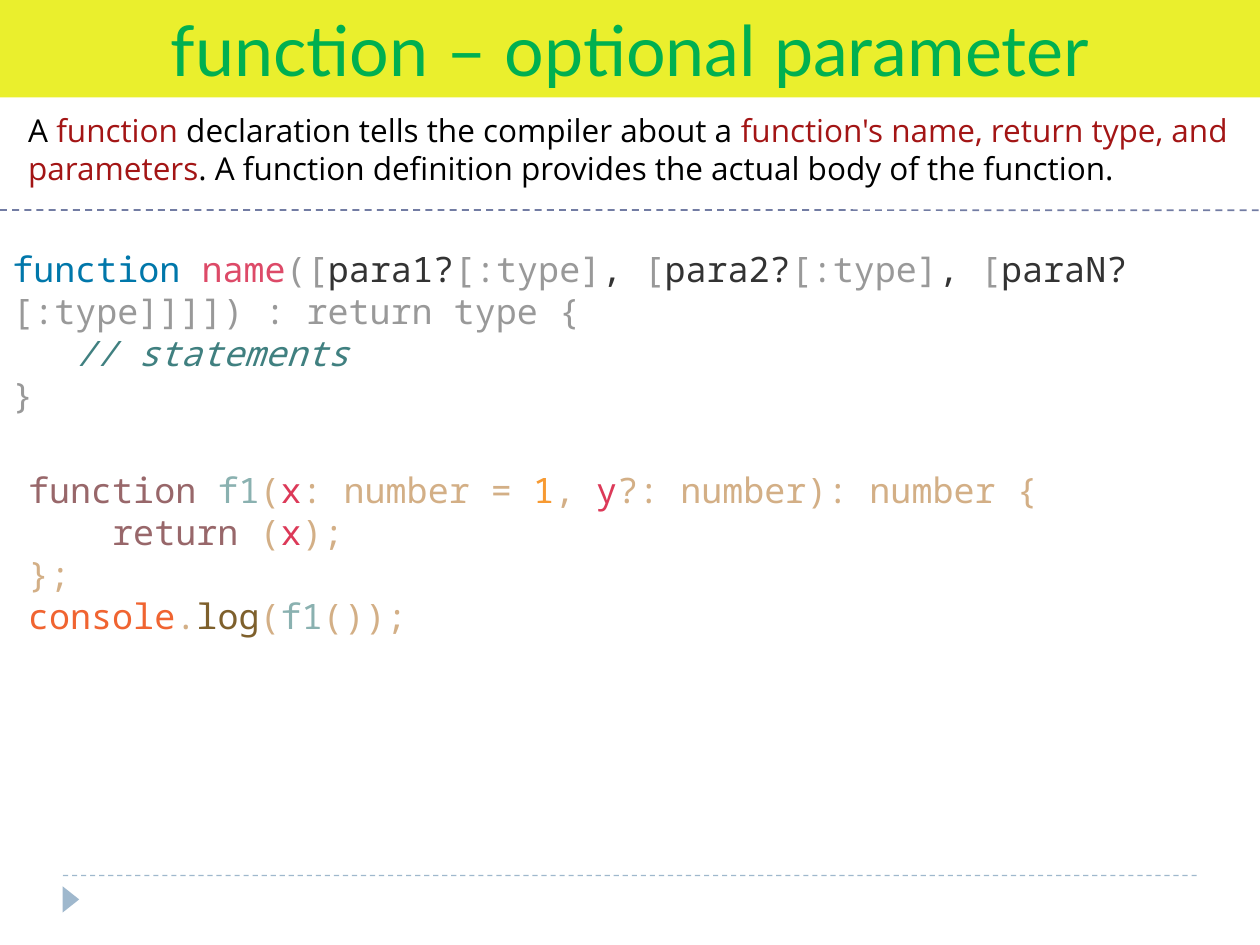
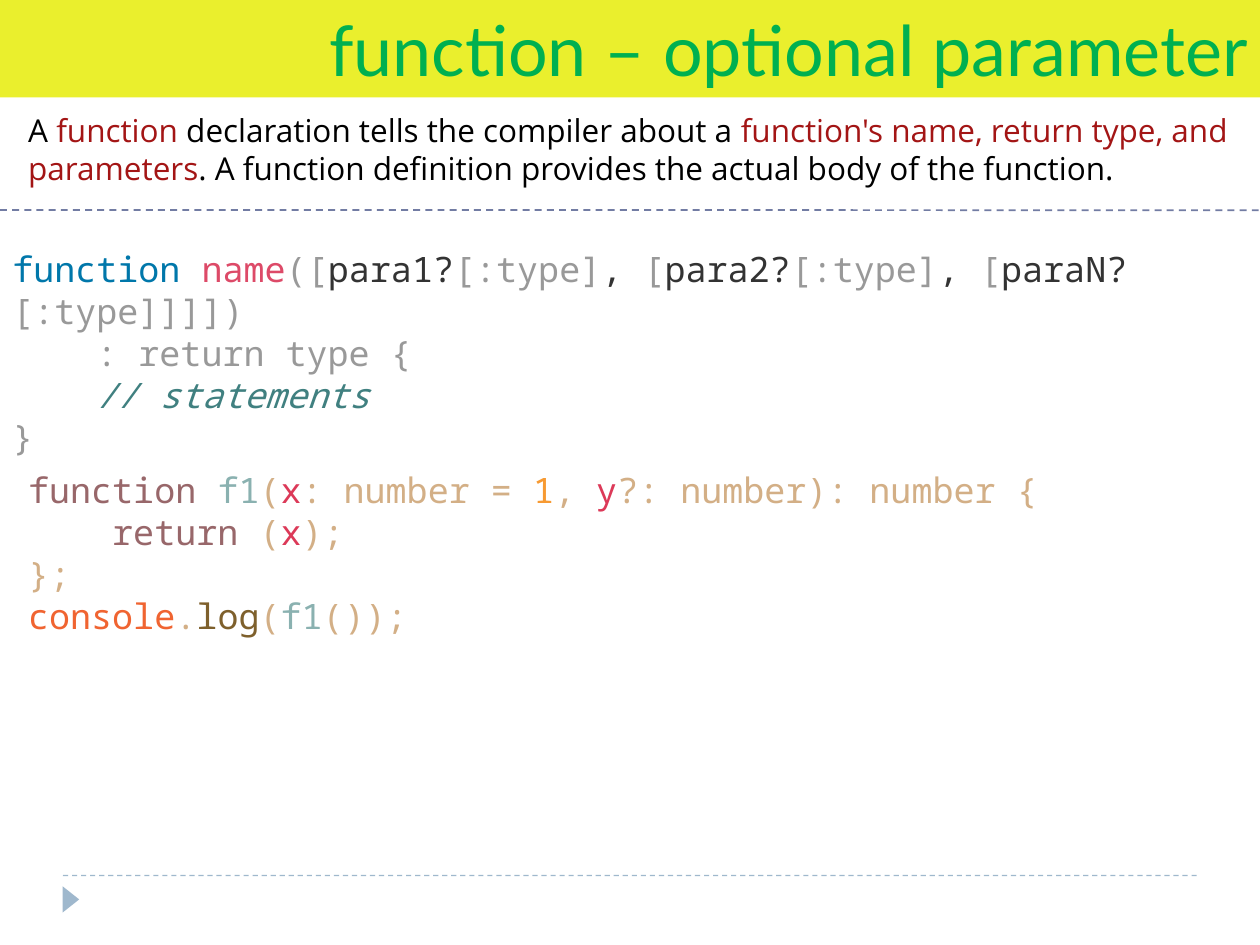
Before and after one commit to Saleel-Bagde/PPT-s, a slide deck: slide 33 of TypeScript.pptx (slide 23 before the commit). Drawn at 1260x945 pixels with LibreOffice and Linux fonts; fonts in the diff are those of the drawing. Boxes give left, top, right and bottom in pixels: in the first picture for what was removed or moved away, otherwise in the second. Text is boxed around its words. In the diff, an @@ line names an element or a change of style, - is before the commit and + after.

```diff
--- a/TypeScript.pptx
+++ b/TypeScript.pptx
@@ rectangle "function – optional parameter" at box(0, 0, 1260, 97): alignment centre to right @@
@@ text at box(12, 255, 1127, 375): text changed @@
-function name([para1?[:type], [para2?[:type], [paraN?[:type]]]]) : return type {
+function name([para1?[:type], [para2?[:type], [paraN?[:type]]]])
+: return type {
```
Also in this commit, not shown: 25 other slides changed, 16 slides added, 1 slide removed, 3 other files.
